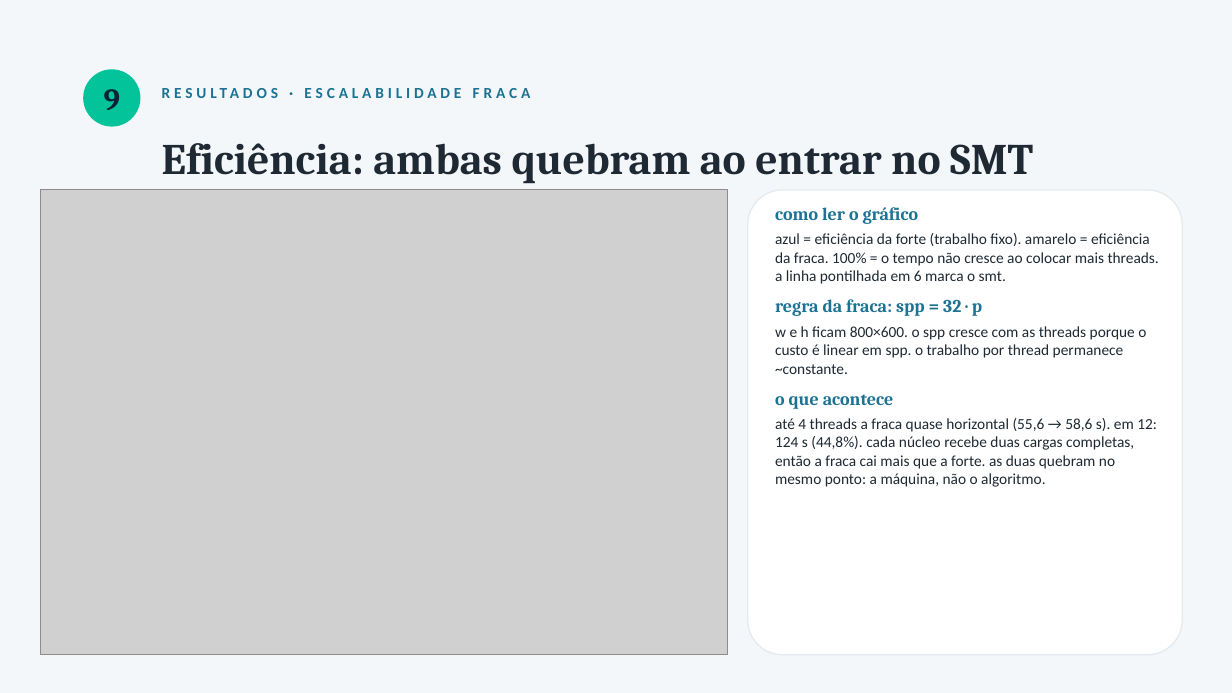
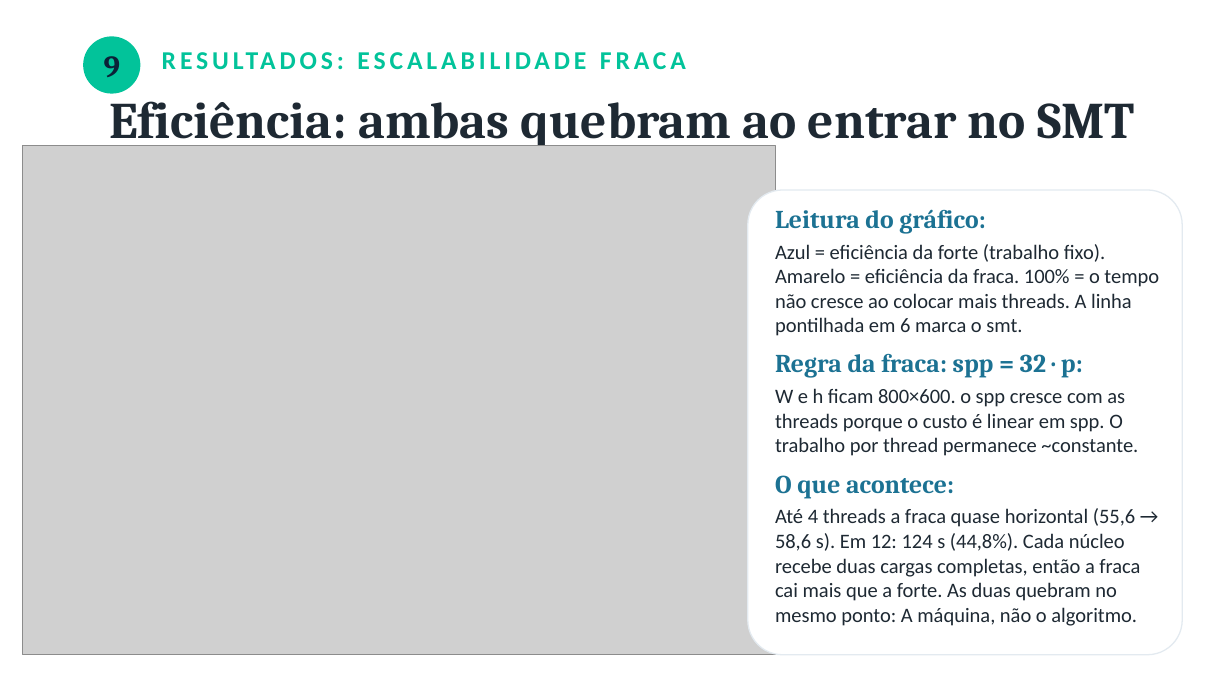
Before and after one commit to bengo501/T1-CompPar-ParalelizacaoDeUmaAplicacaoComOpenMP-, a slide deck: slide 10 of apresentacao/Apresentacao_T1_OpenMP.pptx. Drawn at 1232x693 pixels with LibreOffice and Linux fonts; fonts in the diff are those of the drawing; grey boxes stand for pictures. Boxes give left, top, right and bottom in pixels: in the first picture for what was removed or moved away, otherwise in the second. Text is boxed around its words. In the diff, an @@ line names an element or a change of style, - is before the commit and + after.

```diff
--- a/apresentacao/Apresentacao_T1_OpenMP.pptx
+++ b/apresentacao/Apresentacao_T1_OpenMP.pptx
@@ background #F4F7FA to #FFFFFF @@
@@ text "9": place and size @@
-text "9" at (104,89,120,110)
+text "9" at (104,56,120,77)
@@ ellipse: place and size @@
-ellipse at (83,69,140,127)
+ellipse at (83,36,140,93)
@@ text "Eficiência: ambas quebram ao entrar ...": place and size @@
-text "Eficiência: ambas quebram ao entrar ..." at (162,143,1033,184)
+text "Eficiência: ambas quebram ao entrar ..." at (109,90,1135,149)
@@ text "Eficiência: ambas quebram ao entrar ..." at (109,90,1135,149): size 34 to 40 pt @@
@@ picture: place and size @@
-picture at (41,190,728,655)
+picture at (22,145,775,654)
@@ text at (775,209,1159,626): text changed; size 12 to 16 pt @@
-como ler o gráfico
-azul = eficiência da forte (trabalho fixo). amarelo = eficiência da fraca. 100% = o tempo não cresce ao colocar mais threads. a linha pontilhada em 6 marca o smt.
-regra da fraca: spp = 32 · p
-w e h ficam 800×600. o spp cresce com as threads porque o custo é linear em spp. o trabalho por thread permanece ~constante.
-o que acontece
-até 4 threads a fraca quase horizontal (55,6 → 58,6 s). em 12: 124 s (44,8%). cada núcleo recebe duas cargas completas, então a fraca cai mais que a forte. as duas quebram no mesmo ponto: a máquina, não o algoritmo.
+Leitura do gráfico:
+Azul = eficiência da forte (trabalho fixo). Amarelo = eficiência da fraca. 100% = o tempo não cresce ao colocar mais threads. A linha pontilhada em 6 marca o smt.
+Regra da fraca: spp = 32 · p:
+W e h ficam 800×600. o spp cresce com as threads porque o custo é linear em spp. O trabalho por thread permanece ~constante.
+O que acontece:
+Até 4 threads a fraca quase horizontal (55,6 → 58,6 s). Em 12: 124 s (44,8%). Cada núcleo recebe duas cargas completas, então a fraca cai mais que a forte. As duas quebram no mesmo ponto: A máquina, não o algoritmo.
@@ text at (881,353,947,372): text changed; size 12 to 20 pt; text colour #1C7293 to #02C39A @@
-RESULTADOS · ESCALABILIDADE FRACA
+RESULTADOS: ESCALABILIDADE FRACA
```
Also in this commit, not shown: 10 other slides changed, 2 other files.
